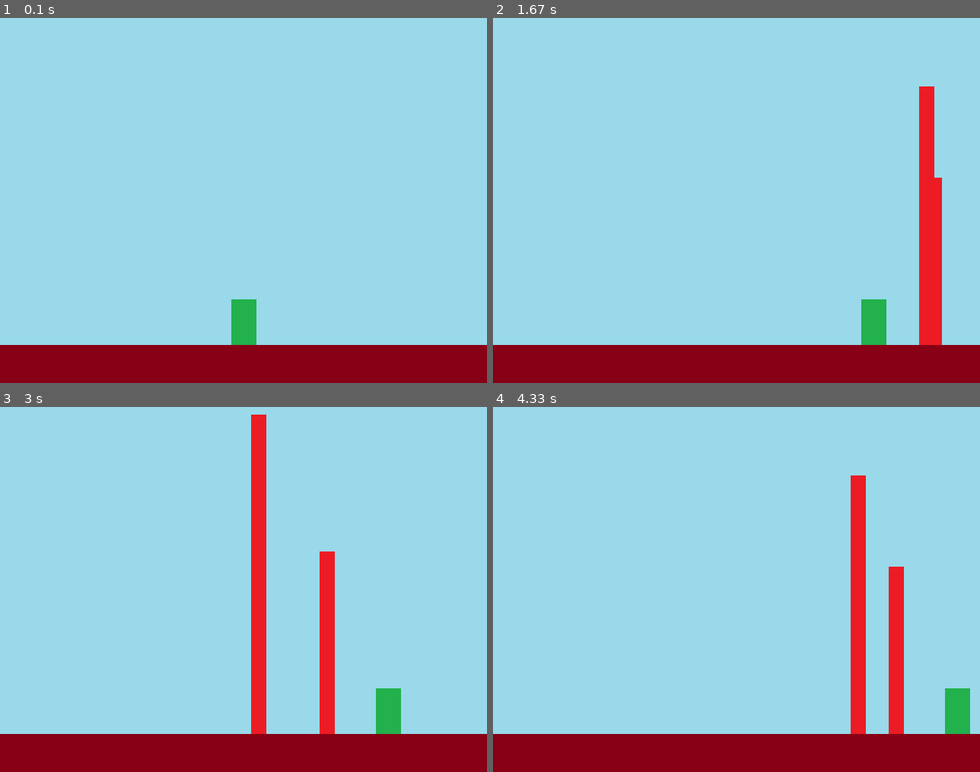
Above: before the commit, frames 1-4 (two rows, left to right).
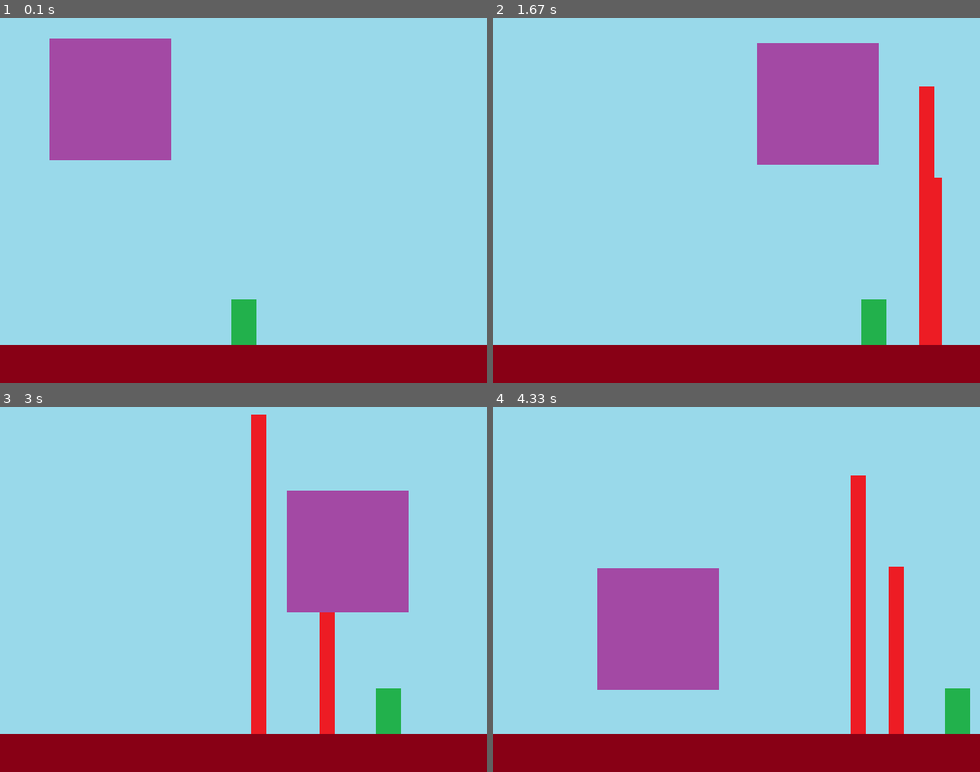
Above: after the commit, the same moments.

Repository: Niki62/pygame_pang
Game: pygame game, started from 05.final.py
Same seed, same stepped clock (60 frames per second), same inputs: the game is played once before the commit and once after it.
Inputs:
- Up to frame 1 (0.1 s): no input
- Up to frame 2 (1.67 s): hold Right 0.33-0.8 s; hold Right 0.83-1.3 s; tap Space at 0.9, 1.2, 1.4 s; hold Left from 1.33 s (still down)
- Up to frame 3 (3 s): tap Space at 1.7, 1.97, 2.27, 2.4, 2.7 s; release Left at 1.87 s; hold Left 1.9-2.3 s; hold Right 2.33-2.97 s
- Up to frame 4 (4.33 s): hold Left 3-3.47 s; tap Space at 3.07, 3.37, 3.57, 3.87, 4.07 s; hold Right 3.5-3.97 s; hold Right from 4 s (still down)

The runs differ from the first frame. In frame 1, 8.3% of the frame differs, in the area x 10-36%, y 5-39%; in frame 2, 8.3%; in frame 3, 8.3%; in frame 4, 8.3%.

Commit message:
5. 공 추가

Diff:
--- a/05.final.py
+++ b/05.final.py
@@ -46,6 +46,22 @@
 weapon_speed = 10
 weapons = []
 
+ball_img = [
+    pygame.image.load(os.path.join(img_path, 'balloon1.png')),
+    pygame.image.load(os.path.join(img_path, 'balloon2.png')),
+    pygame.image.load(os.path.join(img_path, 'balloon3.png')),
+    pygame.image.load(os.path.join(img_path, 'balloon4.png'))
+]
+ball_spd_y = [-18, -15, -12, -9]
+balls = [{
+    'pos_x' : 50,
+    'pos_y' : 50,
+    'to_x' : 3,
+    'to_y' : -6,
+    'img_idx' : 0,
+    'init_spd_y' : ball_spd_y[0]
+}]
+
 #게임루프
 running = True
 while running:
@@ -62,7 +78,7 @@
                 weapon_pos_x = character_x_pos + character_width // 2 - weapon_width // 2
                 weapon_pos_y = character_y_pos
                 weapons.append([weapon_pos_x, weapon_pos_y])
-                print(weapons)
+                #print(weapons)
         if event.type == pygame.KEYUP:
             if event.key == pygame.K_LEFT or event.key == pygame.K_RIGHT:
                 character_speed = 0
@@ -76,10 +92,30 @@
     weapons = [[w[0],w[1] - weapon_speed] for w in weapons]
     weapons = [[w[0], w[1]]for w in weapons if w[1] > 0]
 
+    #공 이동
+    for cur_ball in balls:
+        cur_ball_img = ball_img[cur_ball['img_idx']]
+        cur_ball_rect = cur_ball_img.get_rect().size
+        cur_ball_width = cur_ball_rect[0]
+        cur_ball_height = cur_ball_rect[1]
+
+        if cur_ball['pos_y'] > screen_height - stage_height - cur_ball_height:
+            cur_ball['to_y'] = cur_ball['init_spd_y']
+        else:
+            cur_ball['to_y'] += 0.5
+
+        if cur_ball['pos_x'] < 0 or cur_ball['pos_x'] > screen_width - cur_ball_width:
+            cur_ball['to_x'] *= -1
+
+        cur_ball['pos_x'] += cur_ball['to_x']
+        cur_ball['pos_y'] += cur_ball['to_y']
+
     #화면 출력
     screen.blit(background_img, (0,0))
     for one in weapons:
         screen.blit(weapon_img, (one[0], one[1]))
+    for one in balls:
+        screen.blit(ball_img[one['img_idx']], (one['pos_x'],one['pos_y']))
     screen.blit(stage_img, (0, screen_height - stage_height))
     screen.blit(character_img, (character_x_pos, character_y_pos))
 
